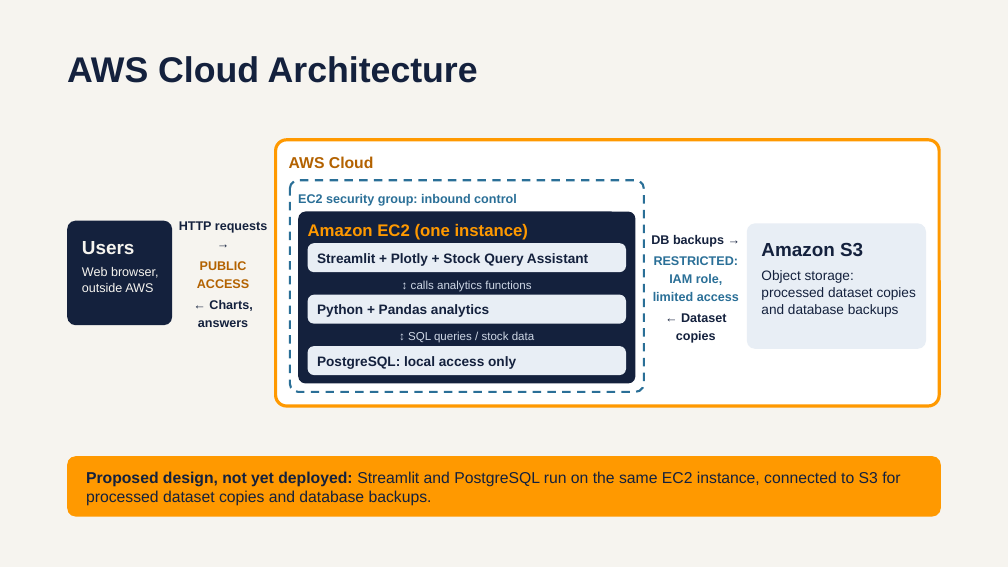
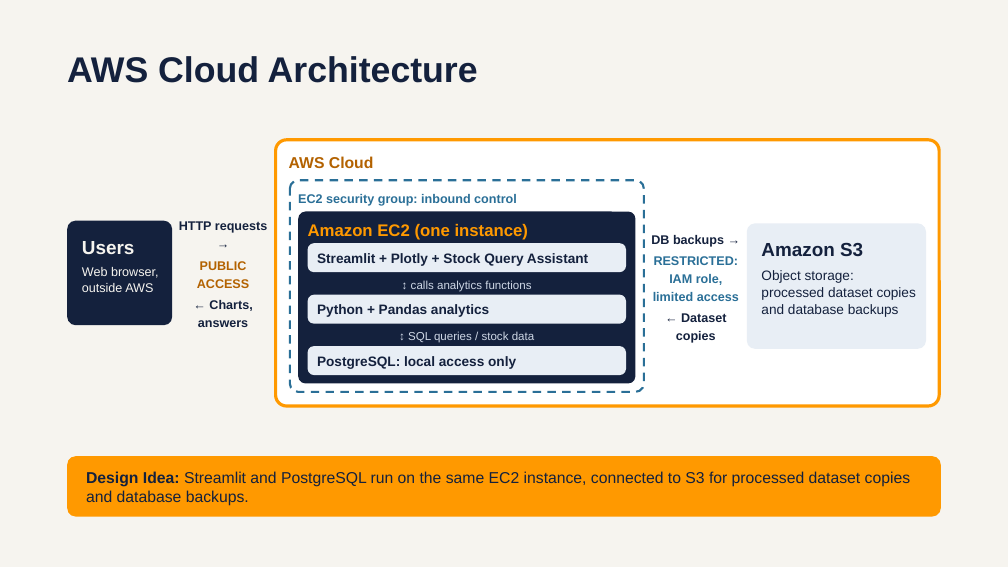
Before and after one commit to sutomuz/Nguyen-Johnathan-Stock-Market-Dashboard, a slide deck: slide 5 of Proposal/CTS2375_Proposal_Nguyen.pptx. Drawn at 1008x567 pixels with LibreOffice and Linux fonts; fonts in the diff are those of the drawing. Boxes give left, top, right and bottom in pixels: in the first picture for what was removed or moved away, otherwise in the second. Text is boxed around its words. In the diff, an @@ line names an element or a change of style, - is before the commit and + after.

```diff
--- a/Proposal/CTS2375_Proposal_Nguyen.pptx
+++ b/Proposal/CTS2375_Proposal_Nguyen.pptx
@@ text in rounded rectangle at (86,471,911,506): text changed @@
-Proposed design, not yet deployed: Streamlit and PostgreSQL run on the same EC2 instance, connected to S3 for processed dataset copies and database backups.
+Design Idea: Streamlit and PostgreSQL run on the same EC2 instance, connected to S3 for processed dataset copies and database backups.
```
Also in this commit, not shown: 6 other slides changed.
